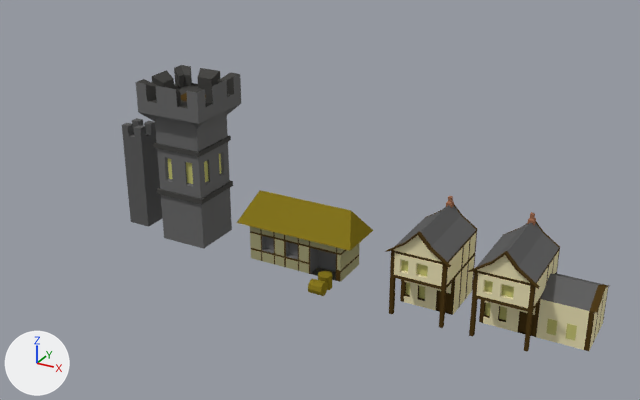
The Blender file Procedural-Generation/Assets/Blender/Buildings.blend, before and after one commit.
One viewpoint serves both versions: a camera (50 mm lens) standing at (6.84, -26.72, 16.13) and looking at (-7.82, -0.06, 2.8). Arrows for +X, +Y and +Z are at lower left; the lights stay in place.

Names of what the first picture shows: 'FarmHouse', 'House_1', 'House_2', 'Keep', 'Wall'.
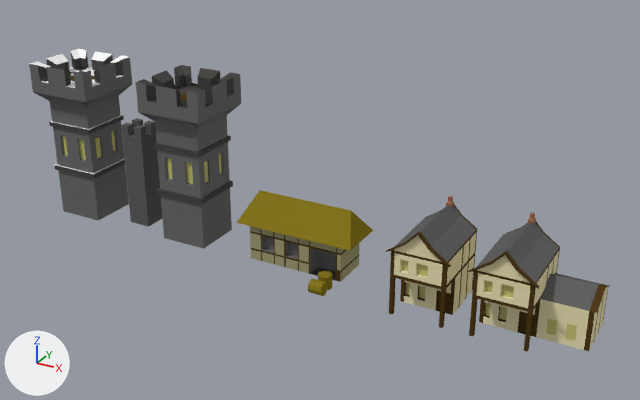
Location of each change, [x1, y1, x2, y2] in pixels of the pictures (640 x 400 px):
```json
{"object": "Keep_Snow", "change": "added", "after": [29, 49, 132, 221], "faces in mat_keepmain (dark grey #6b6b6b)": [29, 57, 132, 221], "faces in mat_keepbeam (dark grey #4b4a48)": [38, 51, 125, 179], "faces in mat_snow (white #fafafa)": [30, 49, 128, 174], "faces in mat_window (yellow #c5c375)": [63, 131, 116, 160]}
```

Edits to the scene script, one JSON object a line:
```json
{"op": "add", "block": "mat_snow", "code": ["mat_snow = diffuse_material('Snow')", "mat_snow.base_color = (0.955, 0.955, 0.955)  # white #fafafa"]}
{"op": "add", "block": "me_cube_006", "code": ["me_cube_006 = bpy.data.meshes.new('Cube.006')", "me_cube_006.from_pydata(...)  # 526 vertices, 524 faces; spans x -1.43..1.43, y -1.43..1.43, z 0.01..6.68", "# faces by material slot: [178, 230, 11, 8, 97]", "me_cube_006.materials.append(mat_keepbeam)  # dark grey #4b4a48", "me_cube_006.materials.append(mat_keepmain)  # dark grey #6b6b6b", "me_cube_006.materials.append(mat_wood)  # brown #4e3b1b", "me_cube_006.materials.append(mat_window)  # yellow #c5c375", "me_cube_006.materials.append(mat_snow)  # white #fafafa"]}
{"op": "add", "block": "ob_keep_snow", "code": ["ob_keep_snow = bpy.data.objects.new('Keep_Snow', me_cube_006)", "ob_keep_snow.location = (-19.16, 0.0, 0.0)"]}
```
